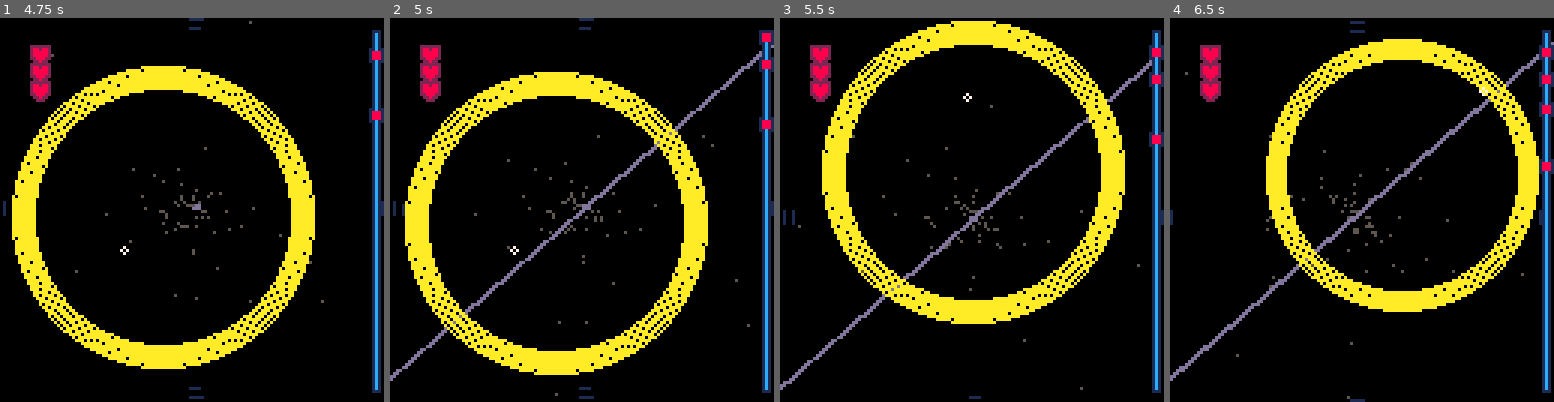
Above: before the commit, frames 1-4 (left to right).
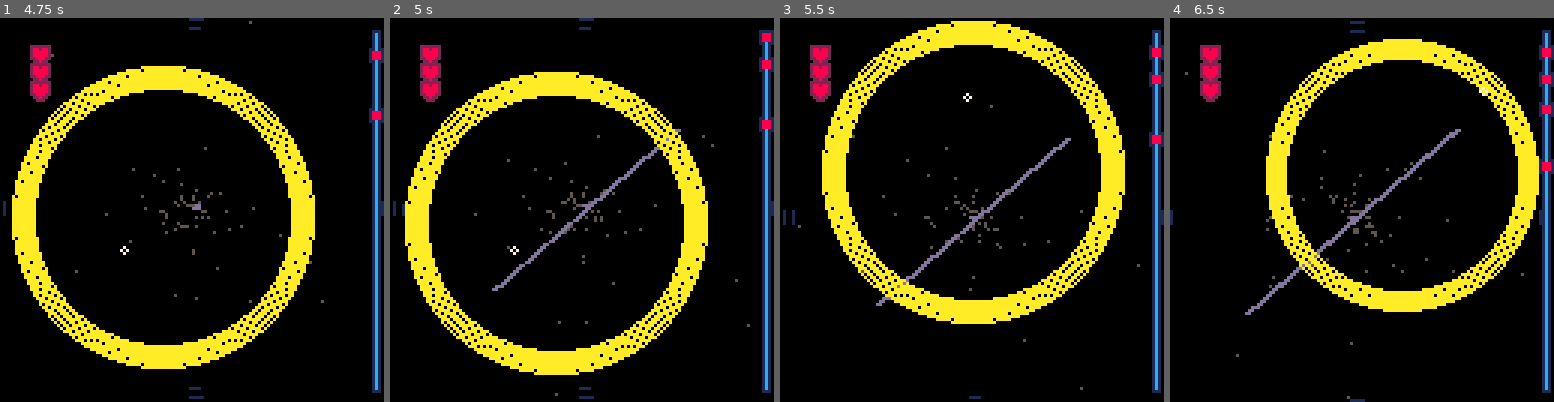
Above: after the commit, the same moments.

Repository: Alfie-Edwards/LoopHole
Game: PICO-8 cartridge loop.p8
The game is run twice, just before and just after one commit, with the same random seed, the same clock (stepped at 60 frames per second) and the same inputs.
Inputs (mouse positions are in pixels of both pictures, inside the frame that each line leads up to):
- Up to frame 1 (4.75 s): tap X (X key) at 0.33, 1.07, 1.85, 2.97, 4.08 s; click (280, 121) at 0.67 s; tap O (Z key) at 0.7, 1.7, 2.1, 2.5, 2.9, 3.3, 3.7, 4.1, 4.5 s; click (46, 267) at 1.22 s; click (107, 114) at 1.77 s; click (172, 259) at 2.32 s; click (234, 106) at 2.87 s; click (295, 256) at 3.42 s; click (61, 102) at 3.97 s; click (122, 248) at 4.52 s
- Up to frame 2 (5 s): tap O (Z key) at 4.9 s
- Up to frame 3 (5.5 s): click (964, 94) at 5.07 s; tap X (X key) at 5.2 s; tap O (Z key) at 5.3 s
- Up to frame 4 (6.5 s): click (1419, 244) at 5.62 s; tap O (Z key) at 5.7, 6.1 s; click (1481, 90) at 6.17 s; tap X (X key) at 6.32 s

Frame 1 is identical in both runs. In frame 2, 1.3% of the frame differs, in the area x 0-100%, y 7-95%; in frame 3, 1.3%; in frame 4, 1.4%, in the area x 0-100%, y 6-95%.

Commit message:
Fix occasional incorerctly fading lines

Diff:
--- a/loop.p8
+++ b/loop.p8
@@ -354,10 +354,10 @@
 	if infinite then
 		local dx = x2 - x1
 		local dy = y2 - y1
-		x1 -= (dx * 1000)
-		x2 += (dx * 1000)
-		y1 -= (dy * 1000)
-		y2 += (dy * 1000)
+		x1 -= (dx * 200)
+		x2 += (dx * 200)
+		y1 -= (dy * 200)
+		y2 += (dy * 200)
 	end
 
 	add(curios, {
